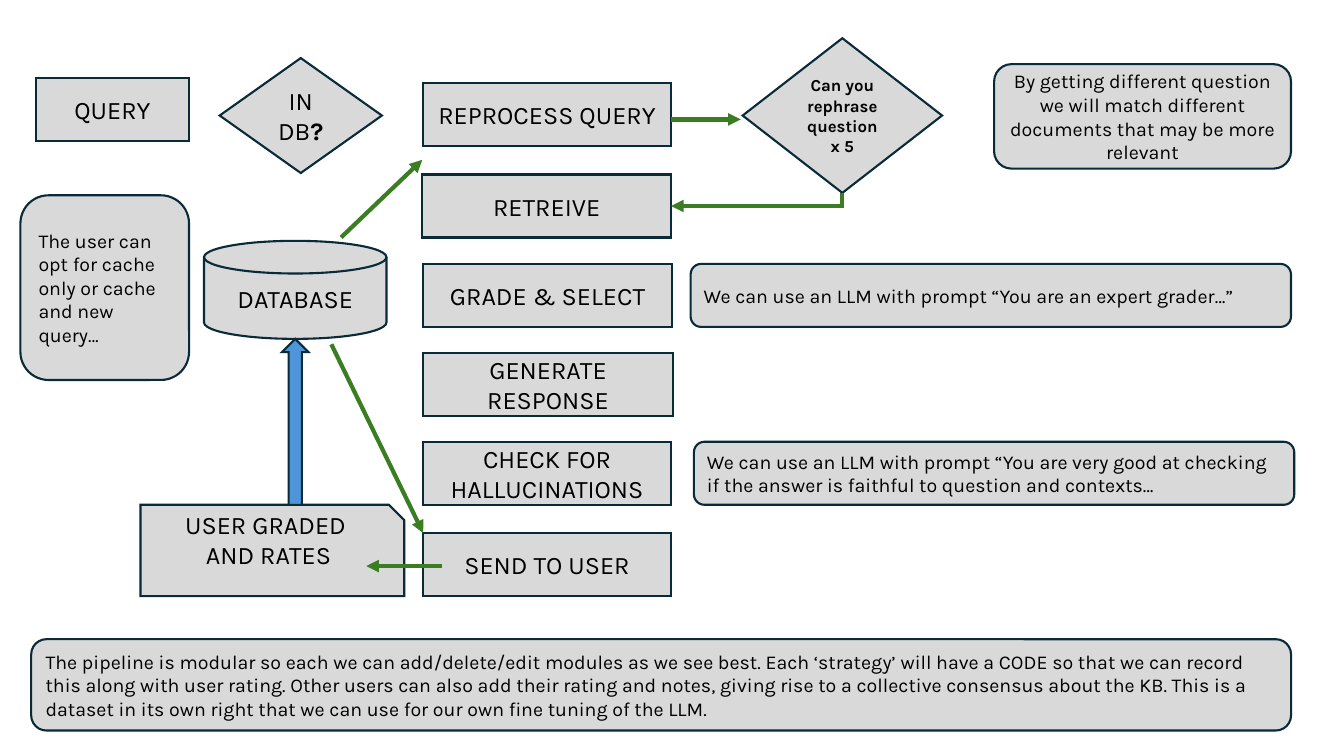
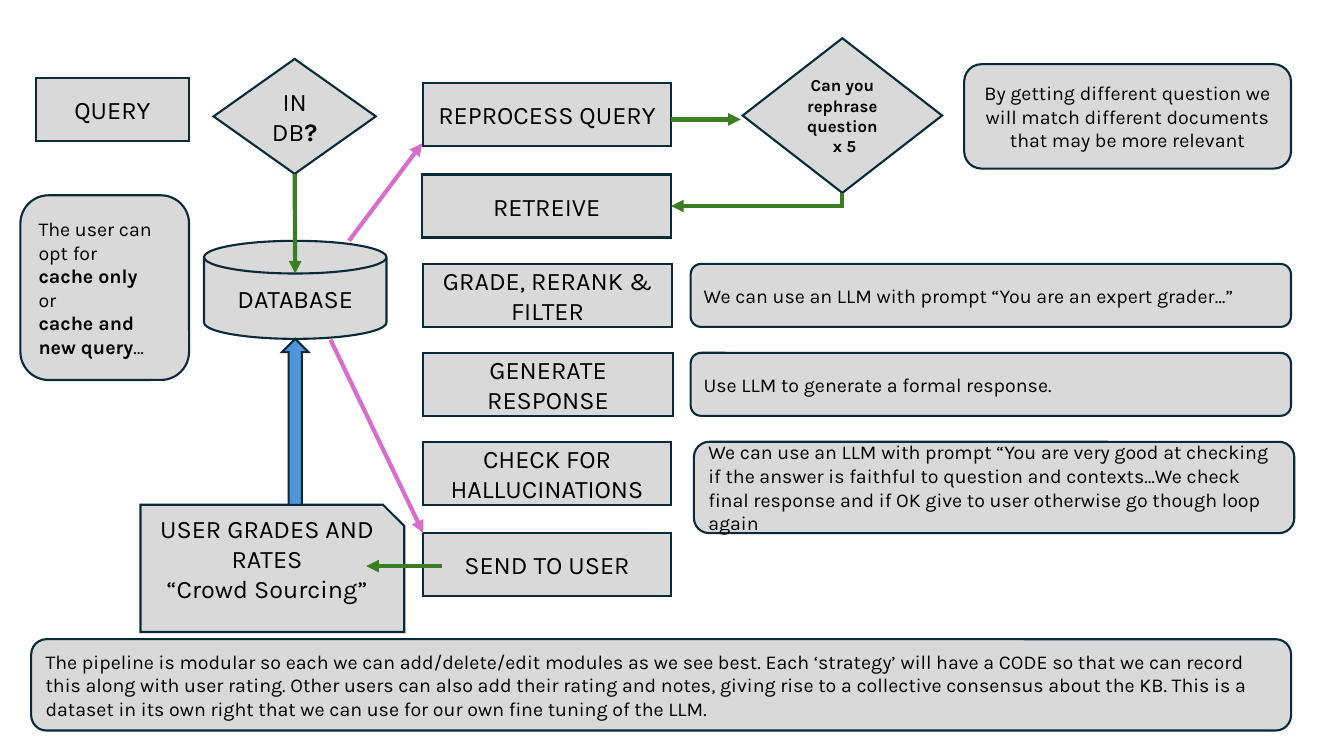
Before and after one commit to Python-Test-Engineer/AI-KB-BOOK, a slide deck: slide 1 of docs/images/rag.pptx (slide 2 before the commit). Drawn at 1344x756 pixels with LibreOffice and Linux fonts; fonts in the diff are those of the drawing. Boxes give left, top, right and bottom in pixels: in the first picture for what was removed or moved away, otherwise in the second. Text is boxed around its words. In the diff, an @@ line names an element or a change of style, - is before the commit and + after.

```diff
--- a/docs/images/rag.pptx
+++ b/docs/images/rag.pptx
@@ diamond "IN DB?": place and size @@
-diamond "IN DB?" at bbox=[220, 58, 382, 173]
+diamond "IN DB?" at bbox=[214, 58, 376, 173]
@@ text in diamond at bbox=[807, 80, 878, 152]: text changed @@
-Can you rephrase question x 5
+Can you rephrase question
+x 5
@@ rounded rectangle "By getting different question we ...": place and size @@
-rounded rectangle "By getting different question we ..." at bbox=[994, 65, 1292, 169]
+rounded rectangle "By getting different question we ..." at bbox=[965, 65, 1292, 169]
@@ arrow moved from (341, 238) - (422, 160) to (349, 241) - (422, 143) @@
@@ arrow (349, 241) - (422, 143): stroke #3B7D23 3 pt to #D86ECC 3 pt @@
@@ arrow added from (294, 173) to (295, 273), #3B7D23 3 pt @@
@@ text in rounded rectangle at bbox=[39, 222, 152, 359]: text changed; bold on @@
-The user can opt for cache only or cache and new query…
+The user can opt for
+cache only
+or
+cache and new query…
@@ text in rectangle at bbox=[443, 274, 623, 327]: text changed @@
-GRADE & SELECT
+GRADE, RERANK & FILTER
@@ arrow moved from (332, 345) - (423, 533) to (331, 340) - (423, 533) @@
@@ arrow (331, 340) - (423, 533): stroke #3B7D23 3 pt to #D86ECC 3 pt @@
@@ rounded rectangle added at bbox=[691, 353, 1292, 415], fill #D9D9D9, outline #092A39 1.5 pt, 14 pt, text #000000 @@
+Use LLM to generate a formal response.
@@ rounded rectangle "We can use an LLM ...": place and size @@
-rounded rectangle "We can use an LLM ..." at bbox=[694, 442, 1295, 504]
+rounded rectangle "We can use an LLM ..." at bbox=[694, 442, 1295, 533]
@@ text in rounded rectangle at bbox=[708, 442, 1268, 535]: text changed @@
-We can use an LLM with prompt “You are very good at checking if the answer is faithful to question and contexts…
+We can use an LLM with prompt “You are very good at checking if the answer is faithful to question and contexts…We check final response and if OK give to user otherwise go though loop again
@@ snip rect "USER GRADES AND RATES": place and size @@
-snip rect "USER GRADES AND RATES" at bbox=[140, 505, 404, 597]
+snip rect "USER GRADES AND RATES" at bbox=[140, 505, 404, 632]
@@ text in snip rect at bbox=[160, 522, 373, 604]: text changed @@
-USER GRADED
-AND RATES
+USER GRADES AND RATES
+“Crowd Sourcing”
```
Also in this commit, not shown: 1 slide removed, 4 other files.
